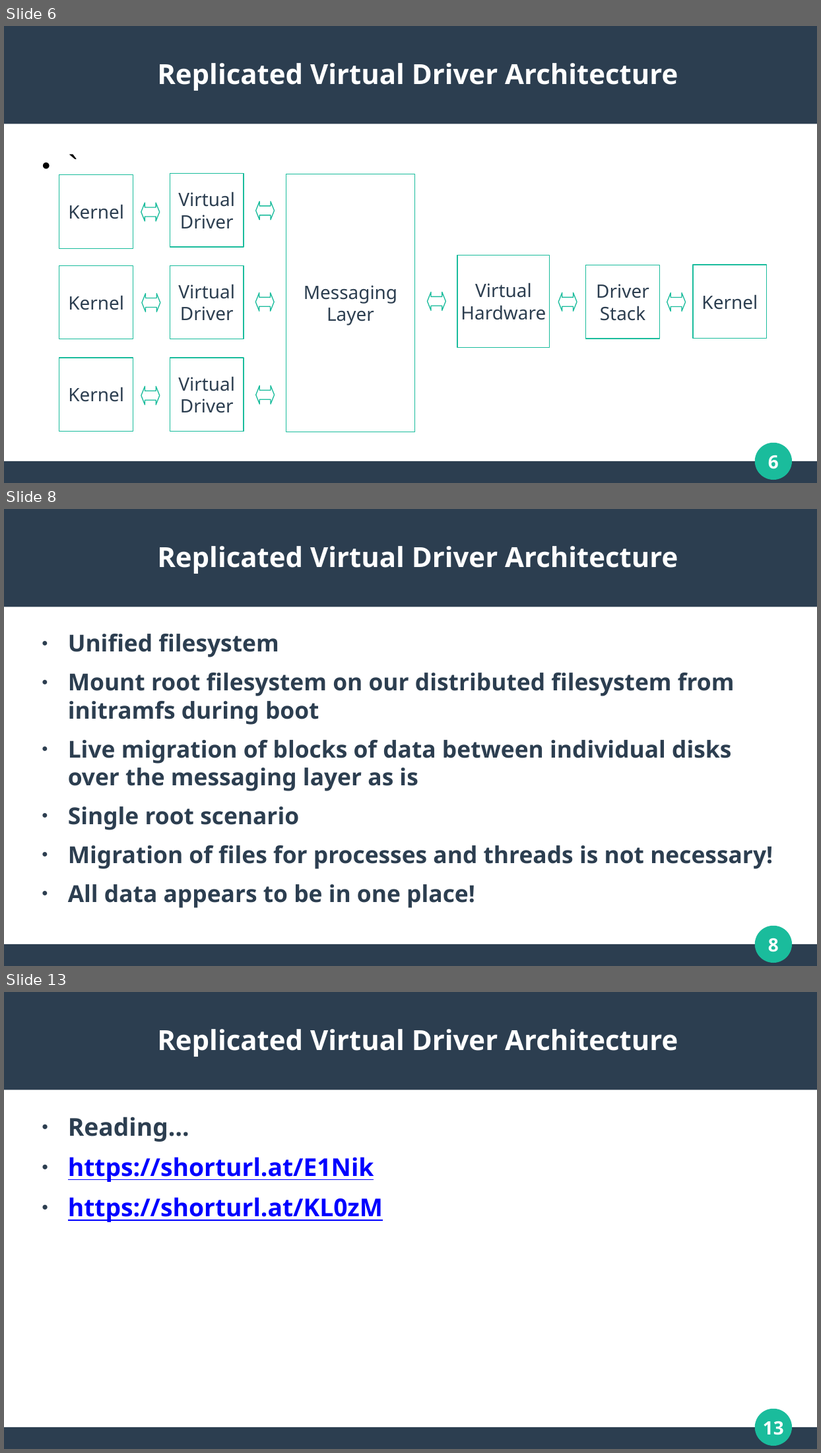
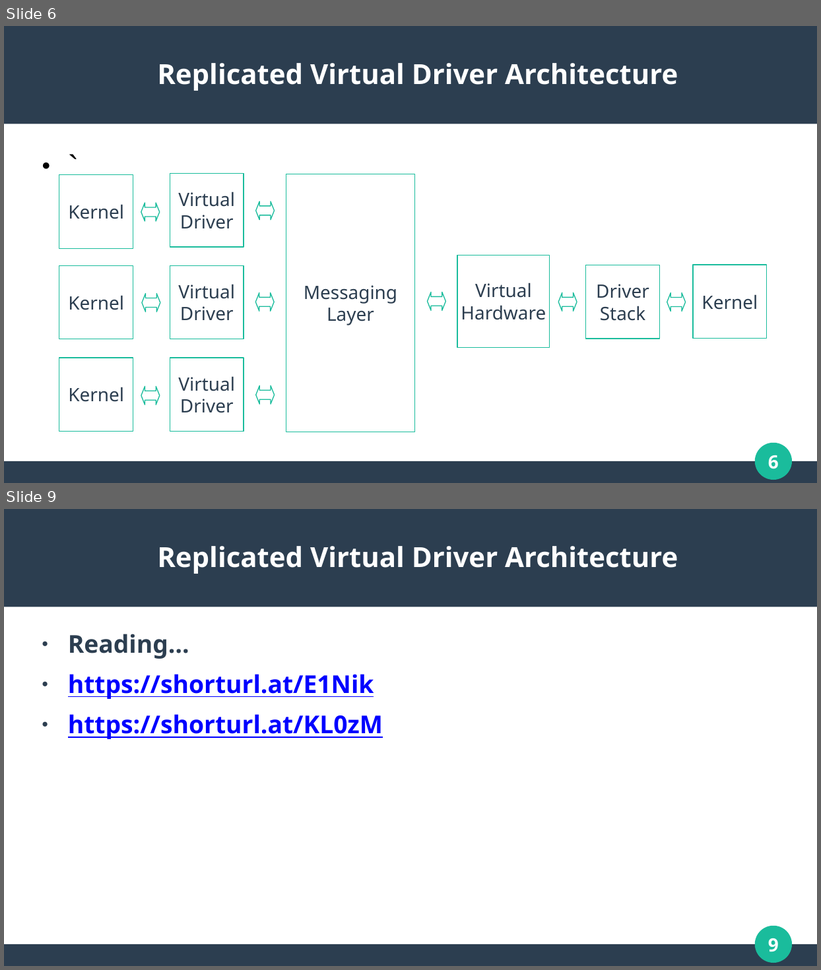
Before and after one commit to WaveArch/Wave, a slide deck: Replicated.pptx. Shown one above the other, each under a label of ours: slides 6, 8 and 13 before the commit, slides 6 and 9 after it; the slides between them are not shown. The pictures are 821x1453 and 821x970 pixels, drawn with LibreOffice and Linux fonts; fonts in the diff are those of the drawing. Boxes give left, top, right and bottom in pixels: in the first picture for what was removed or moved away, otherwise in the second. Text is boxed around its words. In the diff, an @@ line names an element or a change of style, - is before the commit and + after.

```diff
--- a/Replicated.pptx
+++ b/Replicated.pptx
@@ slide 8 removed at [4,509,817,966], background #FFFFFF; not listed: 4 template elements that a slide beside it also shows @@
@@ title removed at [157,546,678,574] @@
-Replicated Virtual Driver Architecture
@@ text removed at [68,634,773,908] @@
-● Unified filesystem
-● Mount root filesystem on our distributed filesystem from initramfs during boot
-● Live migration of blocks of data between individual disks over the messaging layer as is
-● Single root scenario
-● Migration of files for processes and threads is not necessary!
-● All data appears to be in one place!
@@ what was slide 13 is now slide 9 @@
@@ page number at [768,939,779,953]: text changed @@
-13
+9
```
Also in this commit, not shown: 3 slides changed, 3 other slides removed.
